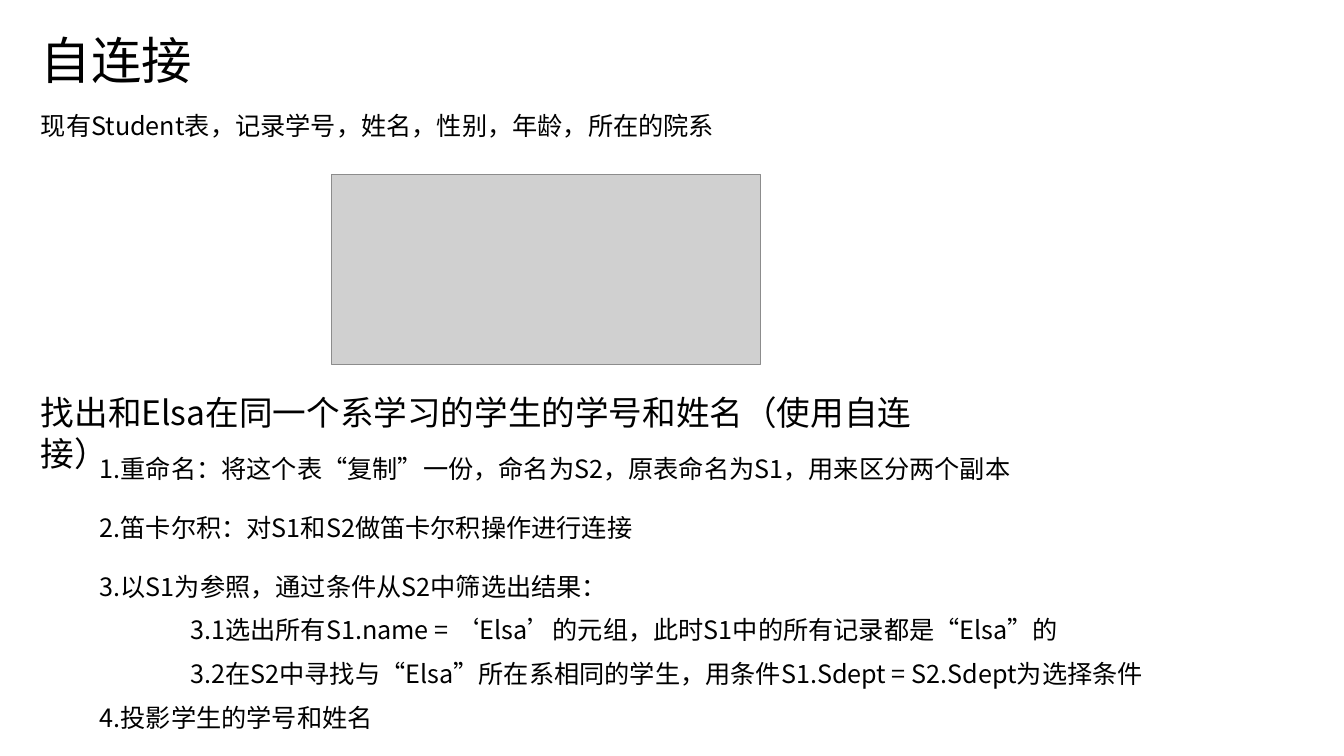
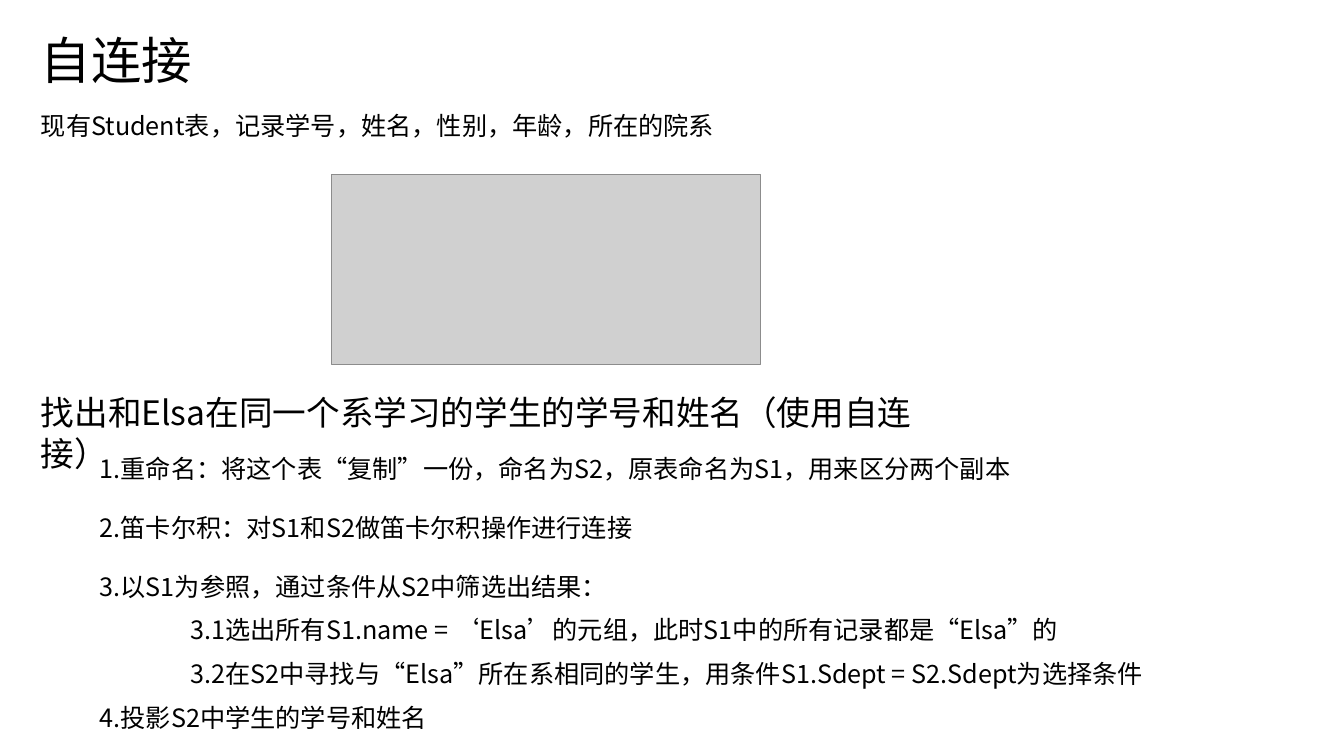
Before and after one commit to y-tanx/HIT-Database-Systems-Course, a slide deck: slide 22 of 第2章 关系数据库/第2章关系数据库.pptx. Drawn at 1344x756 pixels with LibreOffice and Linux fonts; fonts in the diff are those of the drawing; grey boxes stand for pictures. Boxes give left, top, right and bottom in pixels: in the first picture for what was removed or moved away, otherwise in the second. Text is boxed around its words. In the diff, an @@ line names an element or a change of style, - is before the commit and + after.

```diff
--- a/第2章 关系数据库/第2章关系数据库.pptx
+++ b/第2章 关系数据库/第2章关系数据库.pptx
@@ text at (100,705,427,729): text changed @@
-4.投影学生的学号和姓名
+4.投影S2中学生的学号和姓名
```
Also in this commit, not shown: 12 other slides changed.
